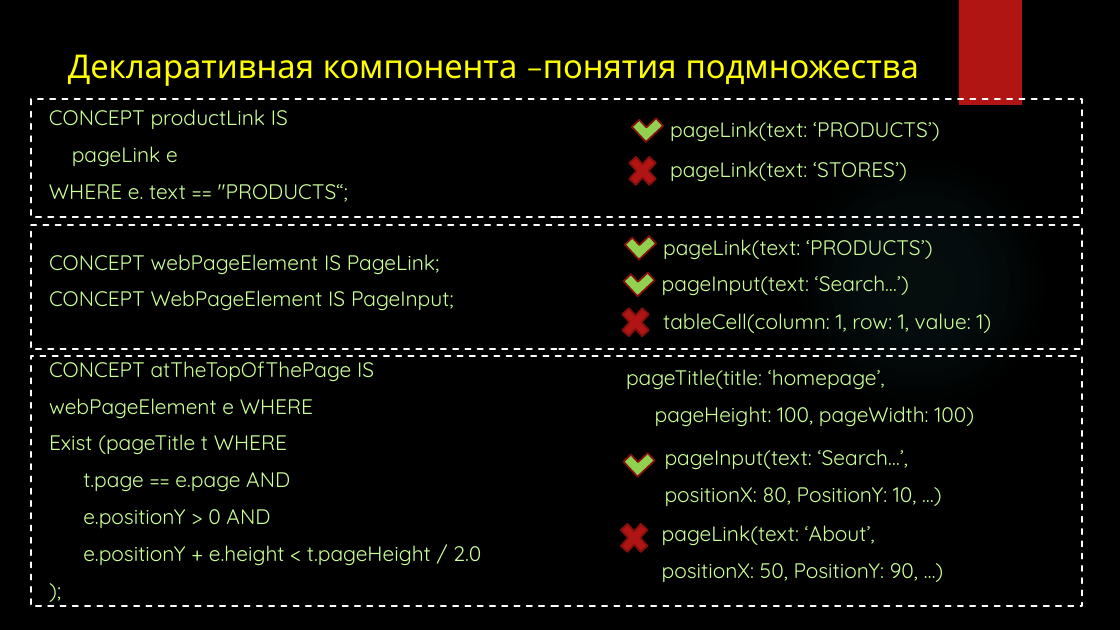
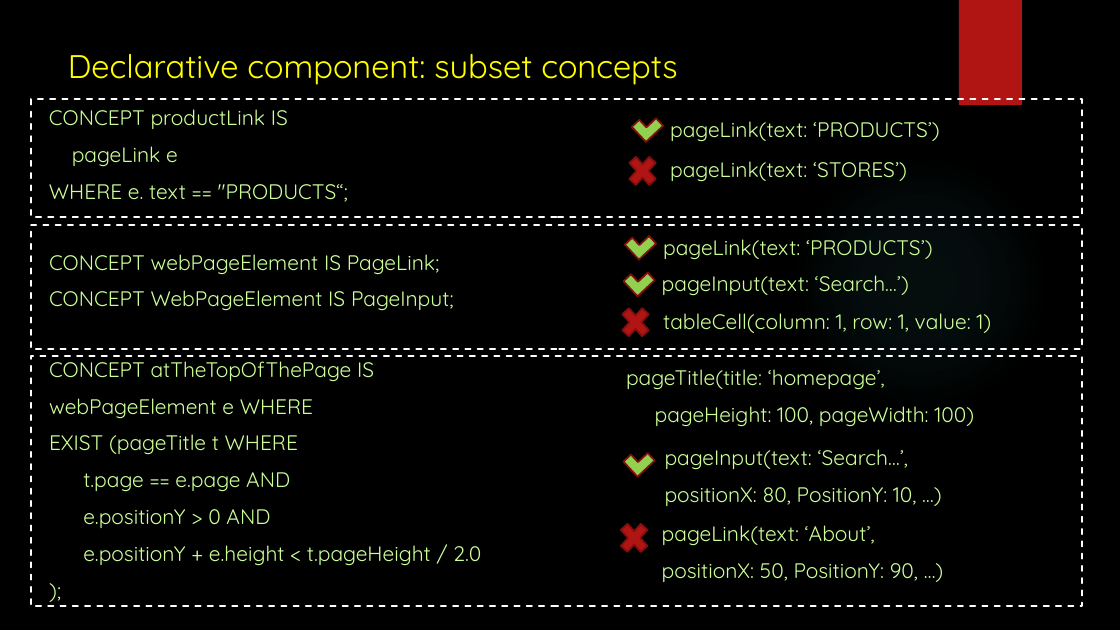
Before and after one commit to Voropay/ConceptualProgramming, a slide deck: slide 13 of presentation.pptx. Drawn at 1120x630 pixels with LibreOffice and Linux fonts; fonts in the diff are those of the drawing; background and template pictures are left out. Boxes give left, top, right and bottom in pixels: in the first picture for what was removed or moved away, otherwise in the second. Text is boxed around its words. In the diff, an @@ line names an element or a change of style, - is before the commit and + after.

```diff
--- a/presentation.pptx
+++ b/presentation.pptx
@@ title at [68,54,678,85]: text changed @@
-Декларативная компонента –понятия подмножества
+Declarative component: subset concepts
@@ text at [49,434,298,455]: text changed @@
-Exist (pageTitle t WHERE
+EXIST (pageTitle t WHERE
```
Also in this commit, not shown: 18 other slides changed, 11 slides added, 8 slides removed, 1 other file.
